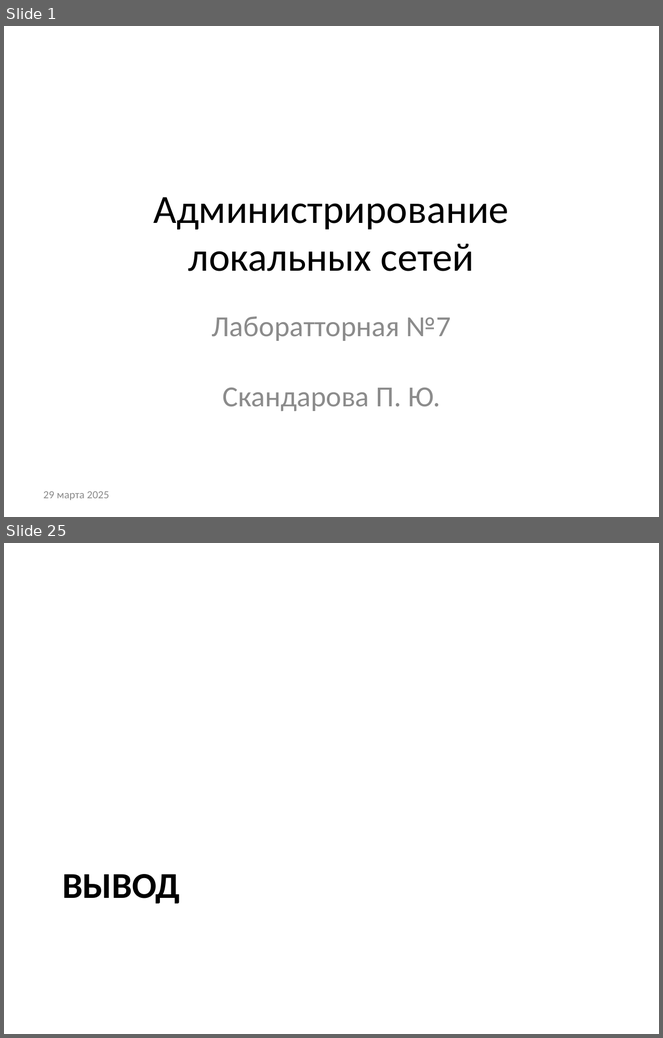
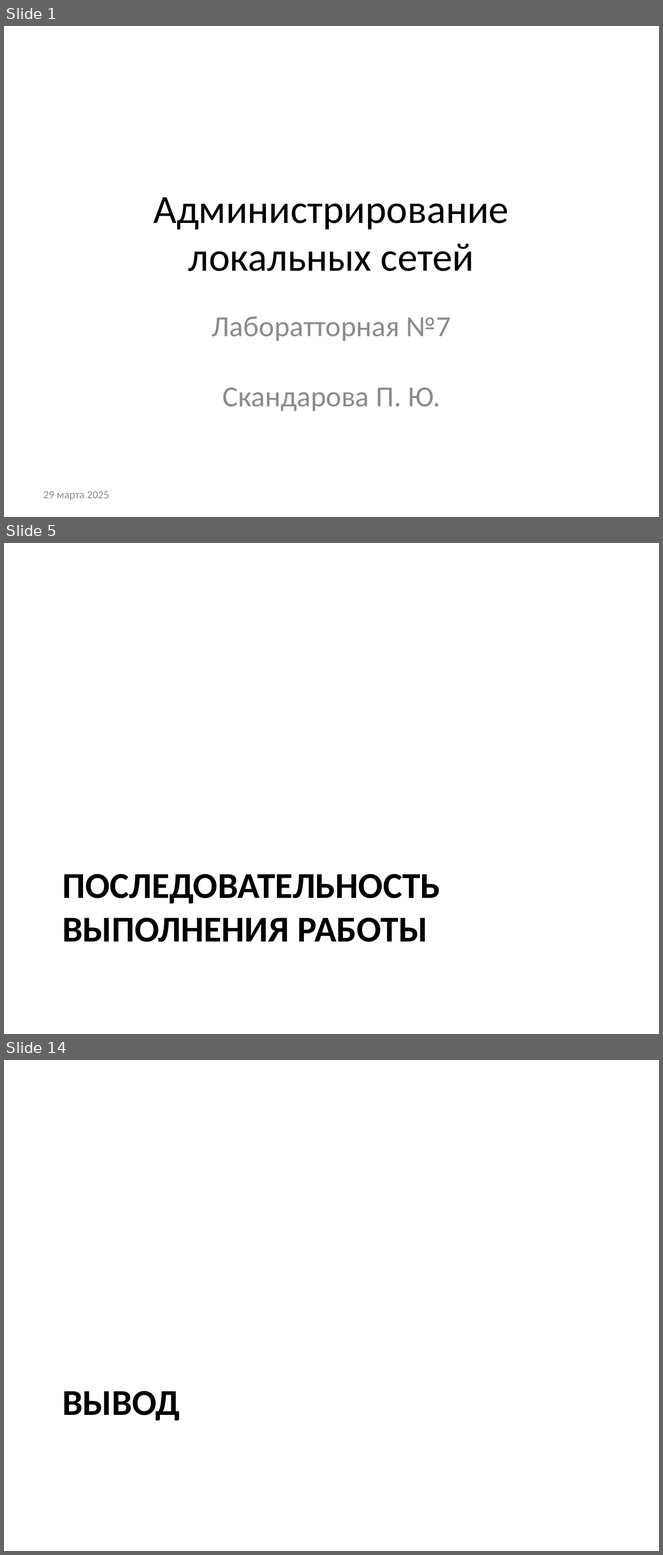
Before and after one commit to pyskandarova/study_2024-2025_net-admin, a slide deck: labs/lab07/presentation/presentation.pptx. Shown one above the other, each under a label of ours: slides 1 and 25 before the commit, slides 1, 5 and 14 after it; the slides between them are not shown. The pictures are 663x1038 and 663x1555 pixels, drawn with LibreOffice and Linux fonts; fonts in the diff are those of the drawing. Boxes give left, top, right and bottom in pixels: in the first picture for what was removed or moved away, otherwise in the second. Text is boxed around its words. In the diff, an @@ line names an element or a change of style, - is before the commit and + after.

```diff
--- a/labs/lab07/presentation/presentation.pptx
+++ b/labs/lab07/presentation/presentation.pptx
@@ slide 5 added at [4, 543, 659, 1034], background #FFFFFF @@
@@ title added at [62, 874, 440, 942], 40 pt, text #000000, bold @@
+ПОСЛЕДОВАТЕЛЬНОСТЬ ВЫПОЛНЕНИЯ РАБОТЫ
@@ what was slide 25 is now slide 14 @@
```
Also in this commit, not shown: 8 slides changed, 3 other slides added, 15 slides removed, 2 other files.
